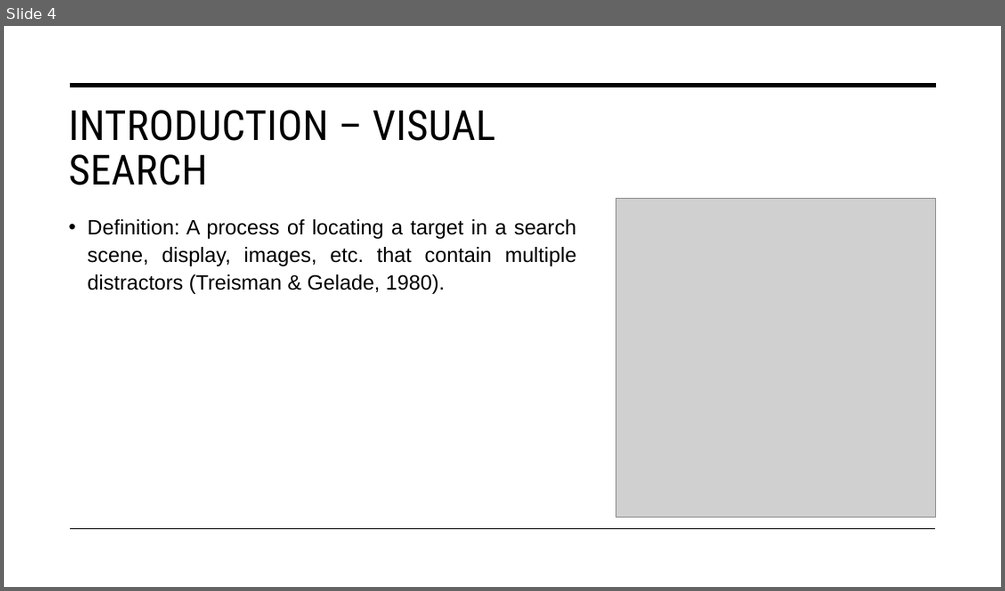
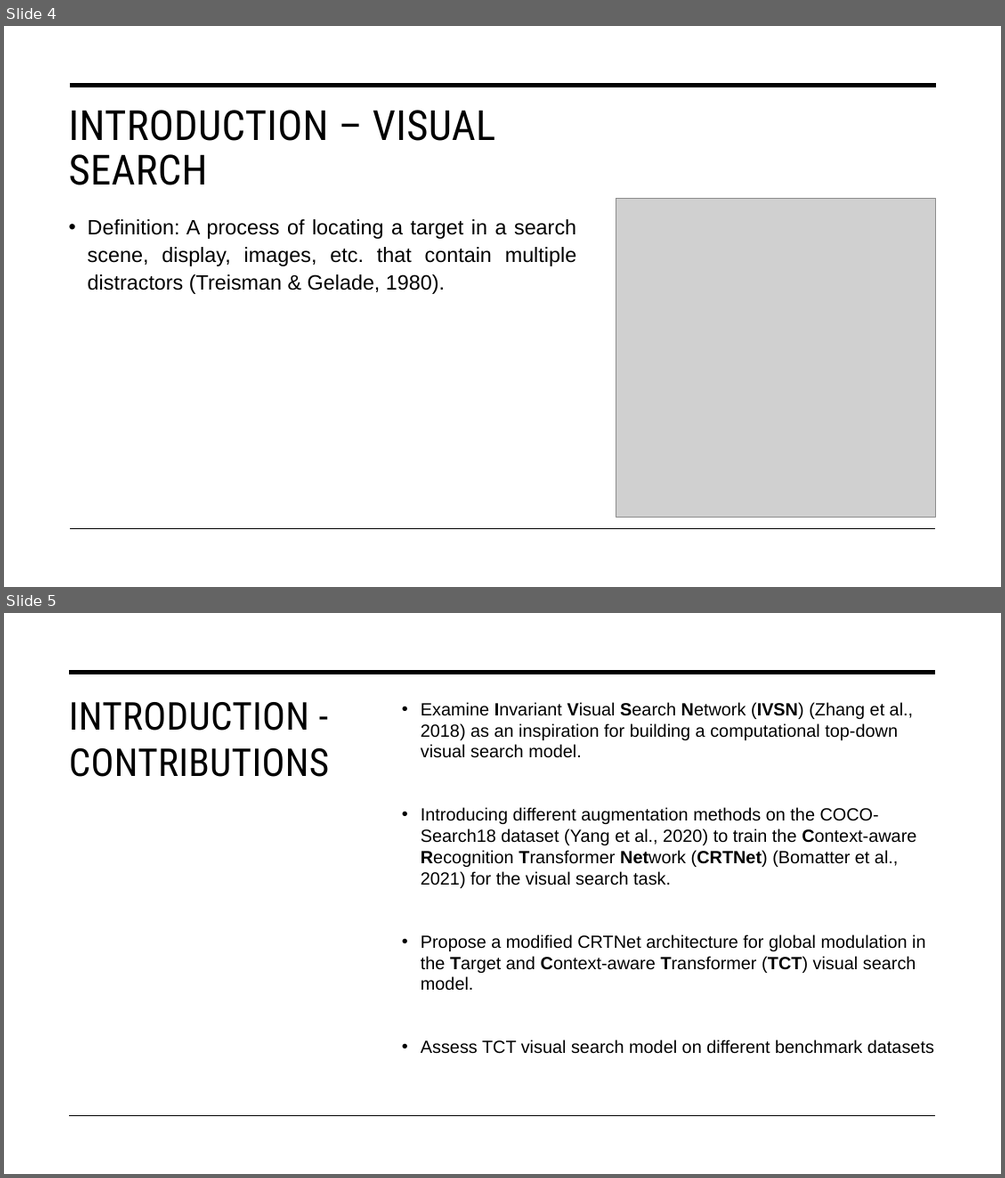
Before and after one commit to tuanisworkingonsomeprojects/TCT-visual-search, a slide deck: Presentation/FYP_NguyenTuan_Presentation.pptx. Shown one above the other, each under a label of ours: slide 4 before the commit, slides 4 and 5 after it. The pictures are 1005x591 and 1005x1178 pixels, drawn with LibreOffice and Linux fonts; fonts in the diff are those of the drawing; grey boxes stand for pictures. Boxes give left, top, right and bottom in pixels: in the first picture for what was removed or moved away, otherwise in the second. Text is boxed around its words. In the diff, an @@ line names an element or a change of style, - is before the commit and + after.

```diff
--- a/Presentation/FYP_NguyenTuan_Presentation.pptx
+++ b/Presentation/FYP_NguyenTuan_Presentation.pptx
@@ slide 5 added at (4,613,1001,1174), background #FFFFFF @@
@@ line added from (70, 672) to (936, 672), #000000 3.5 pt @@
@@ title added at (69,702,329,777), 37 pt, text #000000 @@
+INTRODUCTION - CONTRIBUTIONS
@@ text added at (421,702,934,1054), 17 pt, text #000000 @@
+• Examine Invariant Visual Search Network (IVSN) (Zhang et al., 2018) as an inspiration for building a computational top-down visual search model.
+• Introducing different augmentation methods on the COCO-Search18 dataset (Yang et al., 2020) to train the Context-aware Recognition Transformer Network (CRTNet) (Bomatter et al., 2021) for the visual search task.
+• Propose a modified CRTNet architecture for global modulation in the Target and Context-aware Transformer (TCT) visual search model.
+• Assess TCT visual search model on different benchmark datasets
@@ line added from (70, 1116) to (936, 1116), #000000 1 pt @@
```
Also in this commit, not shown: 1 other slide added.
